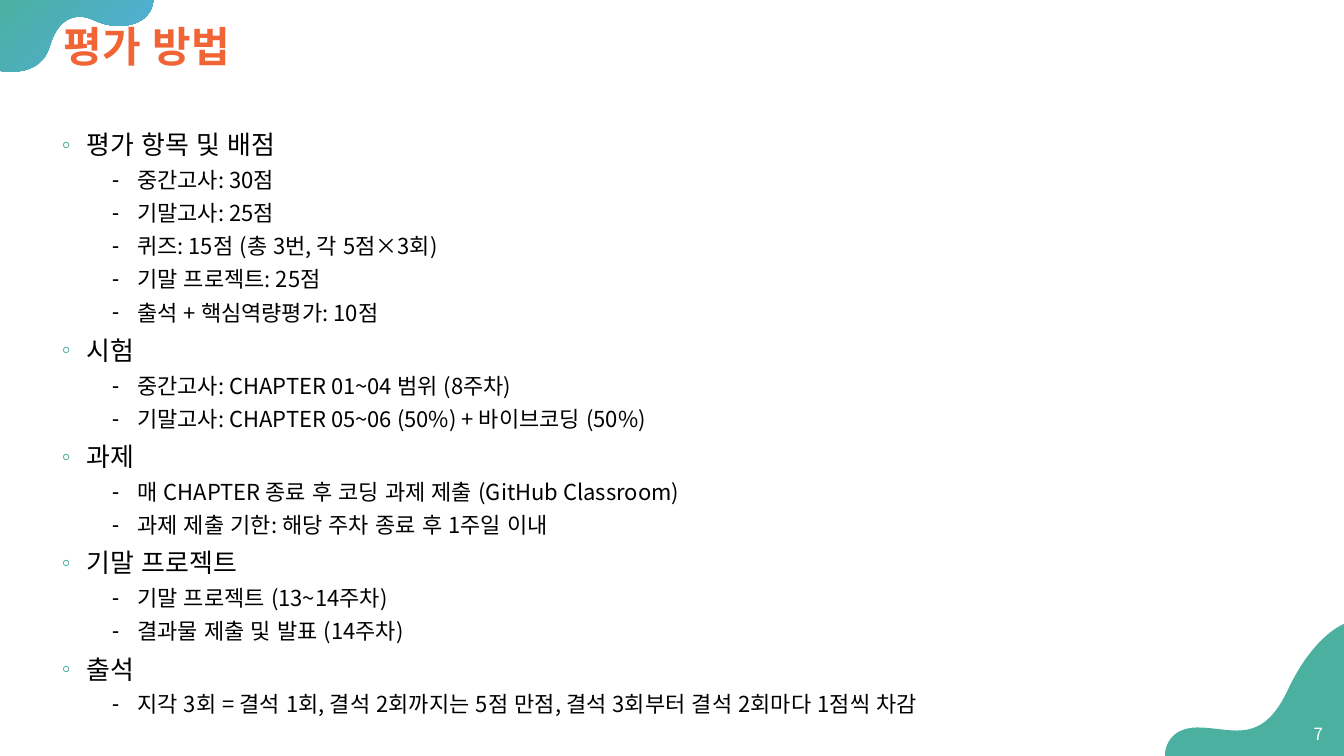
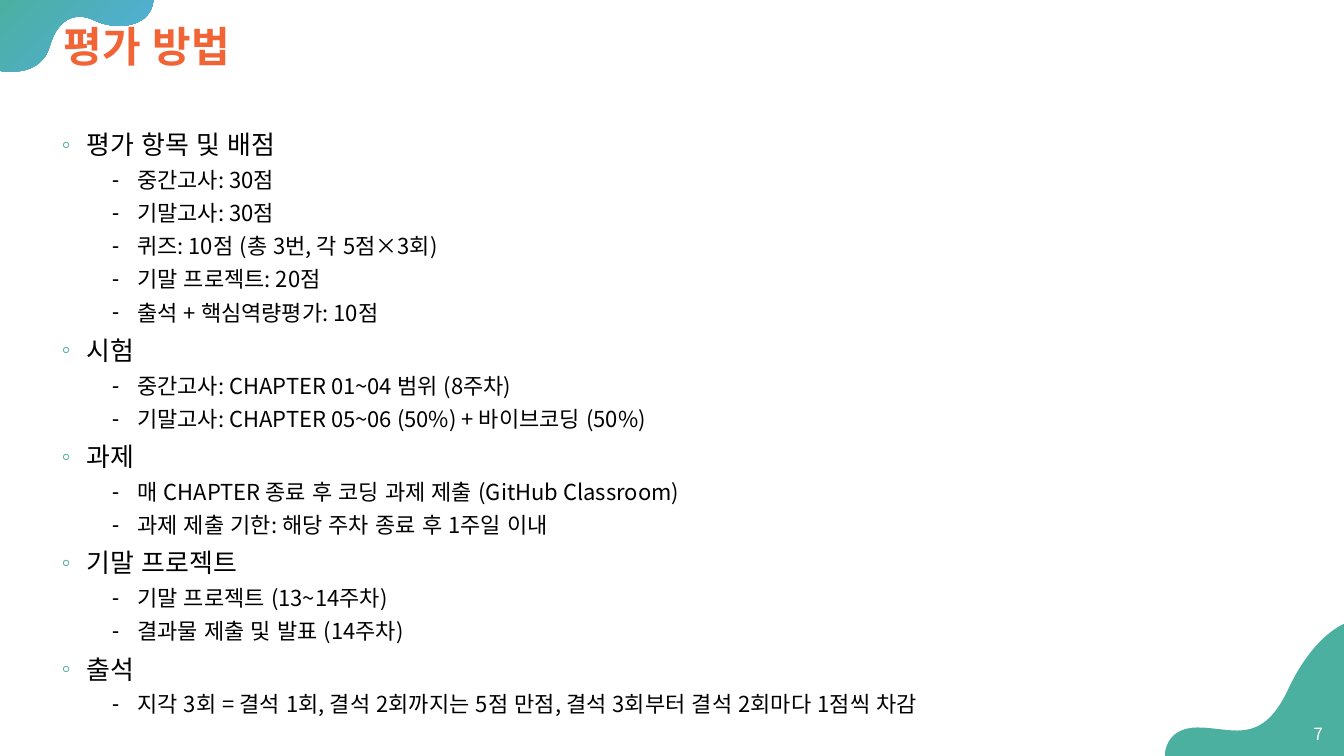
Before and after one commit to Sangdon-Park/Sangdon-Park.github.io, a slide deck: slide 7 of data/인공지능/00 - preview.pptx. Drawn at 1344x756 pixels with LibreOffice and Linux fonts; fonts in the diff are those of the drawing. Boxes give left, top, right and bottom in pixels: in the first picture for what was removed or moved away, otherwise in the second. Text is boxed around its words. In the diff, an @@ line names an element or a change of style, - is before the commit and + after.

```diff
--- a/data/인공지능/00 - preview.pptx
+++ b/data/인공지능/00 - preview.pptx
@@ text at (137,202,437,289): text changed @@
-  ⁃ 기말고사: 25점
-  ⁃ 퀴즈: 15점 (총 3번, 각 5점×3회)
-  ⁃ 기말 프로젝트: 25점
+  ⁃ 기말고사: 30점
+  ⁃ 퀴즈: 10점 (총 3번, 각 5점×3회)
+  ⁃ 기말 프로젝트: 20점
```
